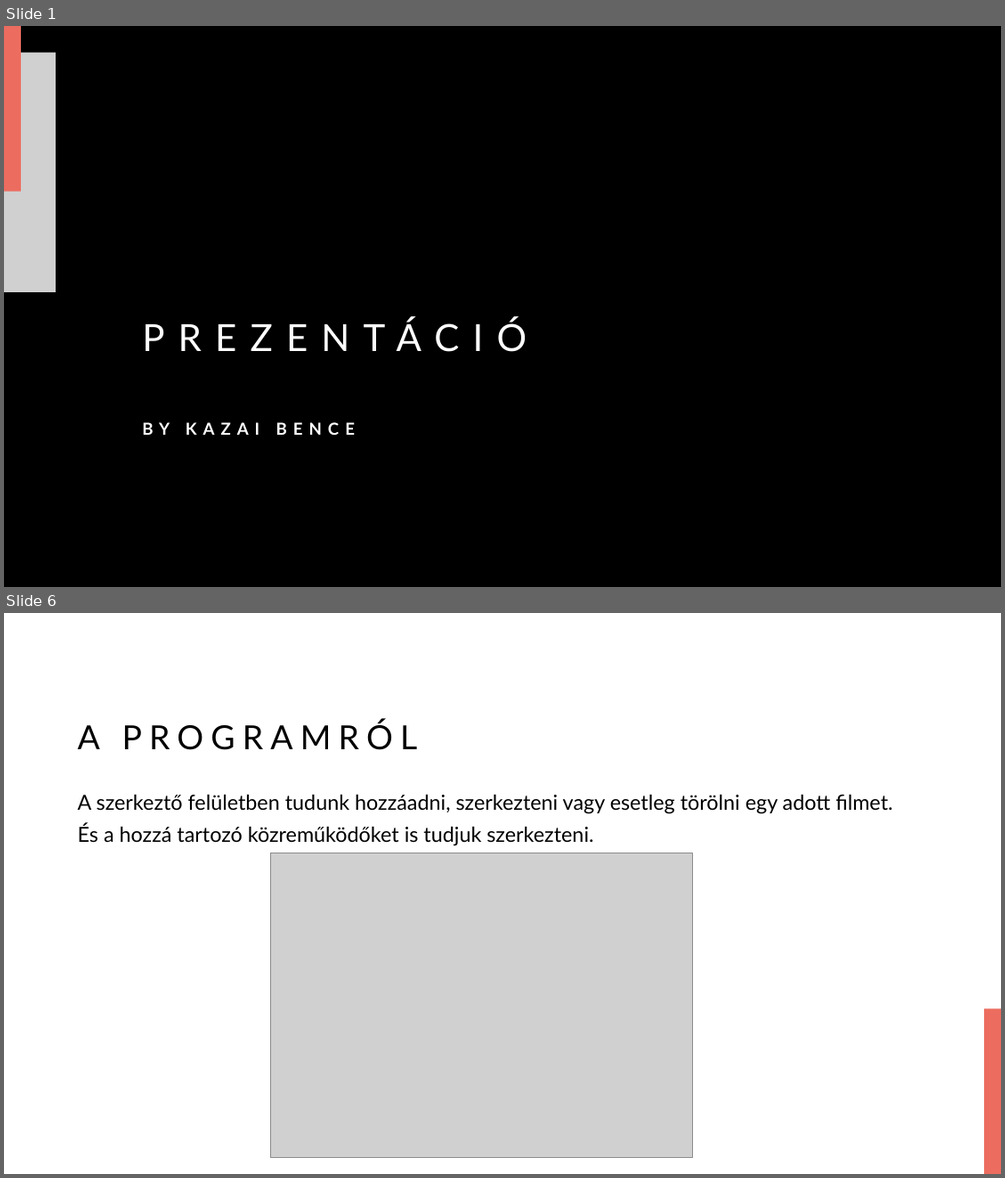
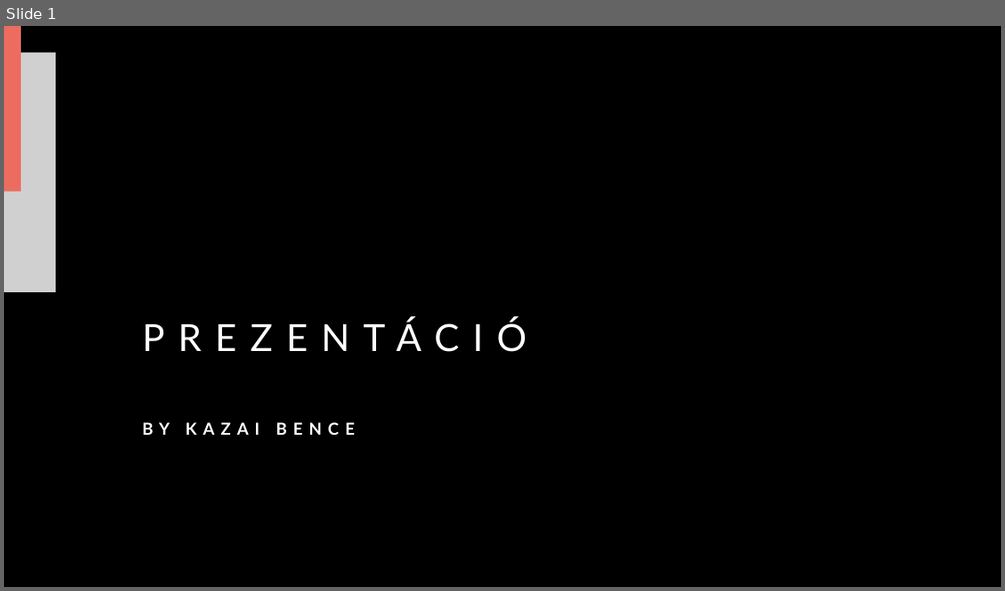
Before and after one commit to Amon-Xi/film, a slide deck: Presentation.pptx. Shown one above the other, each under a label of ours: slides 1 and 6 before the commit, slide 1 after it; the slides between them are not shown. The pictures are 1005x1178 and 1005x591 pixels, drawn with LibreOffice and Linux fonts; fonts in the diff are those of the drawing; grey boxes stand for pictures; background and template pictures are left out; a plain dark background stands for a picture behind light text. Boxes give left, top, right and bottom in pixels: in the first picture for what was removed or moved away, otherwise in the second. Text is boxed around its words. In the diff, an @@ line names an element or a change of style, - is before the commit and + after.

```diff
--- a/Presentation.pptx
+++ b/Presentation.pptx
@@ slide 6 removed at <box>4,613,1001,1174</box>, background picture (left out) @@
@@ title removed at <box>78,721,418,750</box> @@
-A PROGRAMRÓL
@@ text removed at <box>78,794,892,846</box> @@
-A szerkeztő felületben tudunk hozzáadni, szerkezteni vagy esetleg törölni egy adott filmet. És a hozzá tartozó közreműködőket is tudjuk szerkezteni.
@@ picture removed at <box>270,853,692,1157</box> @@
@@ rectangle removed at <box>985,1008,1001,1174</box> @@
```
Also in this commit, not shown: 1 slide changed, 4 slides added, 4 other slides removed, 4 other files.
